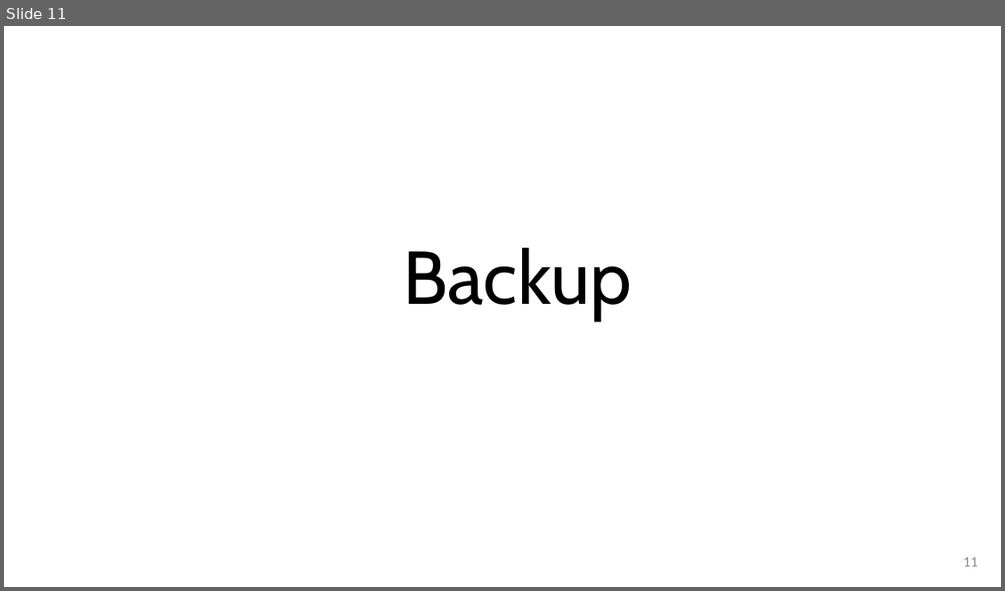
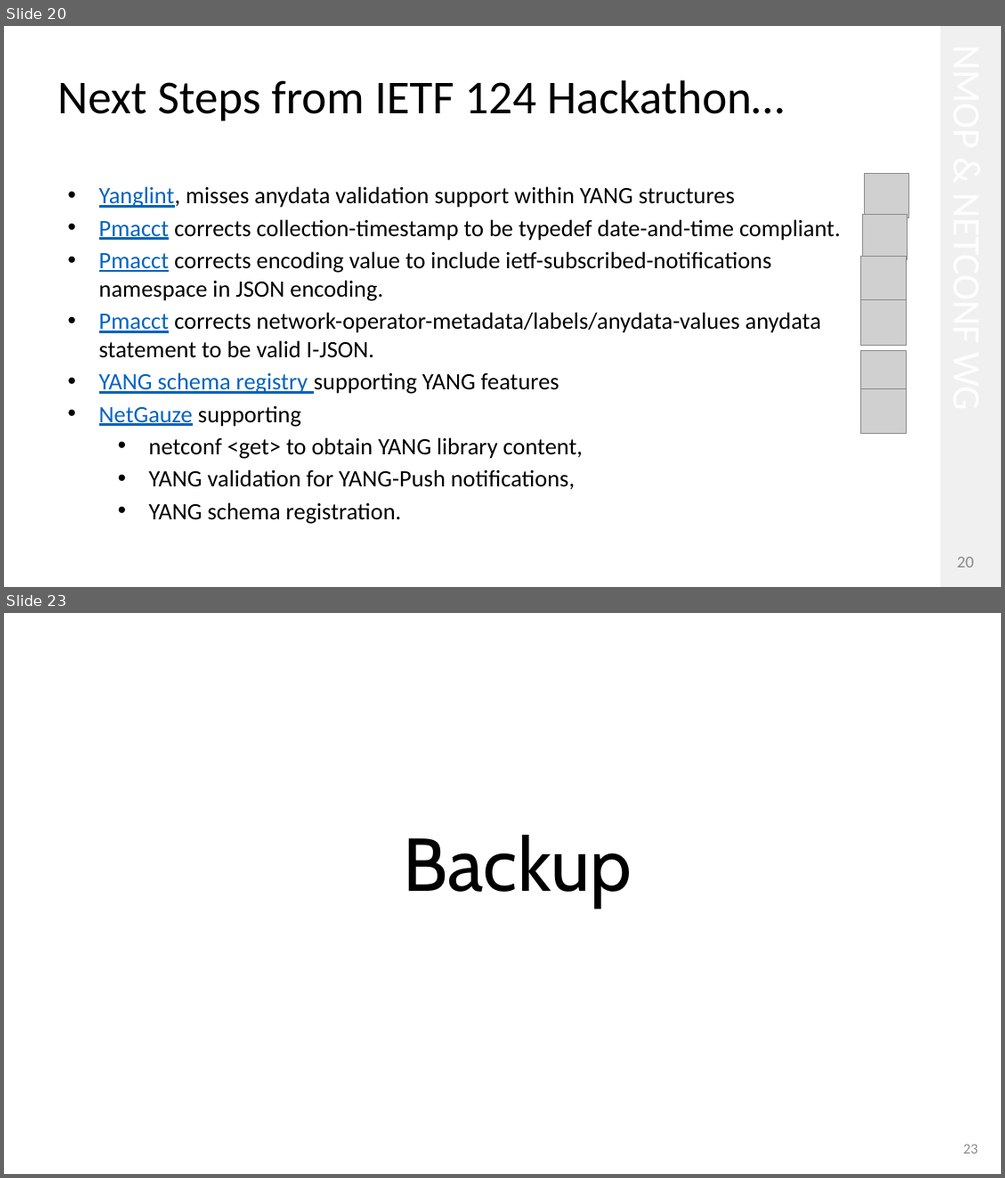
Before and after one commit to network-analytics/ietf-network-analytics-document-status, a slide deck: 125/NMOP/draft-ietf-nmop-yang-message-broker-integration-11.pptx. Shown one above the other, each under a label of ours: slide 11 before the commit, slides 20 and 23 after it; the slides between them are not shown. The pictures are 1005x591 and 1005x1178 pixels, drawn with LibreOffice and Linux fonts; fonts in the diff are those of the drawing; grey boxes stand for pictures. Boxes give left, top, right and bottom in pixels: in the first picture for what was removed or moved away, otherwise in the second. Text is boxed around its words. In the diff, an @@ line names an element or a change of style, - is before the commit and + after.

```diff
--- a/125/NMOP/draft-ietf-nmop-yang-message-broker-integration-11.pptx
+++ b/125/NMOP/draft-ietf-nmop-yang-message-broker-integration-11.pptx
@@ slide 20 added at <box>4,26,1001,587</box>, background #FFFFFF @@
@@ rectangle added at <box>940,26,1001,587</box>, fill #F1F0F0 @@
@@ title added at <box>57,80,784,121</box>, 45.3 pt, text #000000 @@
+Next Steps from IETF 124 Hackathon…
@@ picture added at <box>864,174,909,218</box> @@
@@ text added at <box>99,186,841,524</box>, 22.7 pt, text #000000 @@
+• Yanglint, misses anydata validation support within YANG structures
+• Pmacct corrects collection-timestamp to be typedef date-and-time compliant.
+• Pmacct corrects encoding value to include ietf-subscribed-notifications namespace in JSON encoding.
+• Pmacct corrects network-operator-metadata/labels/anydata-values anydata statement to be valid I-JSON.
+• YANG schema registry supporting YANG features
+• NetGauze supporting
+  • netconf <get> to obtain YANG library content,
+  • YANG validation for YANG-Push notifications,
+  • YANG schema registration.
@@ picture added at <box>863,215,907,259</box> @@
@@ picture added at <box>861,256,906,300</box> @@
@@ picture added at <box>861,300,906,345</box> @@
@@ picture added at <box>861,350,906,394</box> @@
@@ picture added at <box>861,389,906,434</box> @@
@@ page number added at <box>957,556,974,567</box>, 16 pt, text #888888 @@
+20
@@ what was slide 11 is now slide 23 @@
@@ page number at <box>963,1143,979,1153</box>: text changed @@
-11
+23
```
Also in this commit, not shown: 5 slides changed, 11 other slides added, 4 other files.
